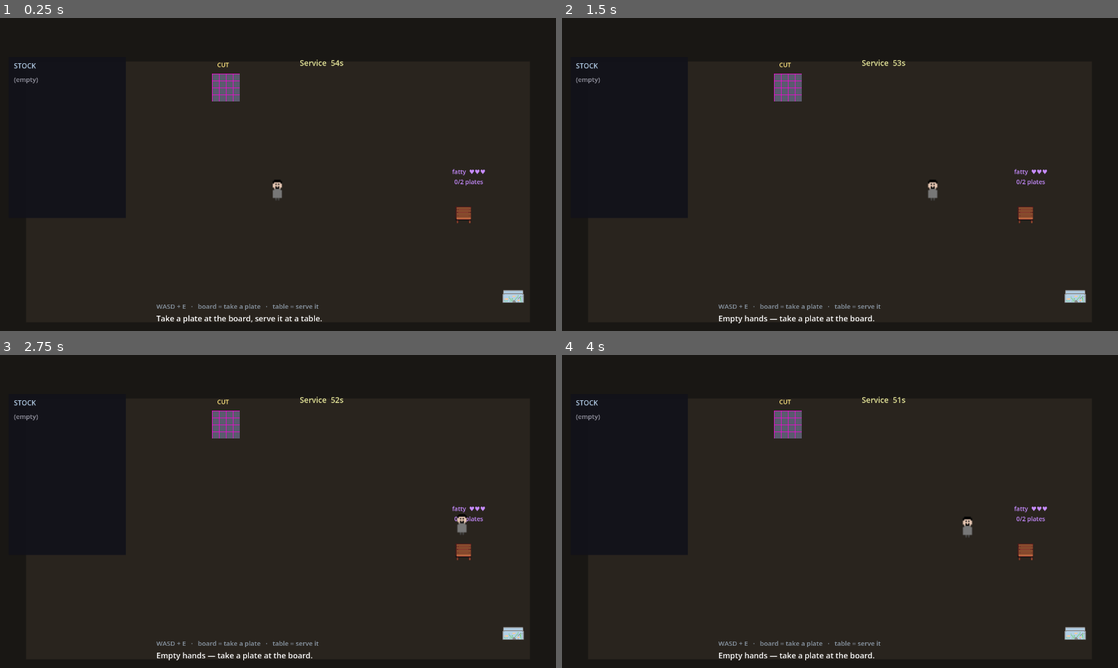
Above: before the commit, frames 1-4 (two rows, left to right).
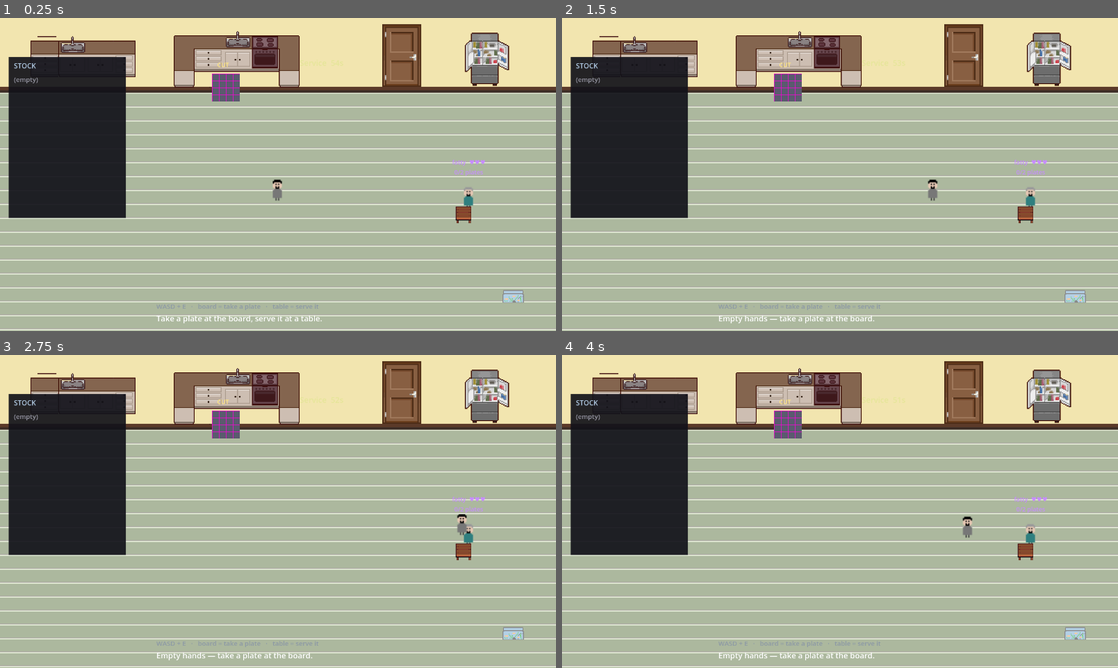
Above: after the commit, the same moments.

Repository: jjkly/rock-bottom
Game: Godot game, scene res://scenes/evening.tscn
Same seed, same stepped clock (60 frames per second), same inputs: the game is played once before the commit and once after it. This scene is started directly instead of the project's main scene.
Inputs (mouse positions are in pixels of both pictures, inside the frame that each line leads up to):
- Up to frame 1 (0.25 s): no input
- Up to frame 2 (1.5 s): tap Enter (ui_accept) at 0.5, 0.77 s; move the mouse to (962, 158) at 0.52 s; hold D (p1_right) 0.53-1.25 s; hold E (p1_interact) 0.53-1.25 s; click (962, 158) at 0.67 s; drag from (728, 190) to (812, 237) at 1.27 s
- Up to frame 3 (2.75 s): tap Enter (ui_accept) at 2 s; move the mouse to (333, 442) at 2.02 s; hold D (p1_right) from 2.03 s (still down); hold E (p1_interact) from 2.03 s (still down); click (333, 442) at 2.17 s
- Up to frame 4 (4 s): release D (p1_right) at 2.75 s; release E (p1_interact) at 2.75 s; drag from (812, 574) to (673, 464) at 2.77 s; tap Enter (ui_accept) at 3.5, 3.77 s; move the mouse to (1006, 558) at 3.52 s; hold A (p1_left) from 3.53 s (still down); hold E (p1_interact) from 3.53 s (still down); click (1006, 558) at 3.67 s

The runs differ from the first frame. In frame 1, 88% of the frame differs, in the area x 0-100%, y 0-100%; in frame 2, 88%; in frame 3, 88%; in frame 4, 88%.

Commit message:
Add seated customers, interior room, bounds, plate preview
- 6 customer variants generated from the chef idle frame by recolouring hair,
  eyes and shirt (tools/build_customers.py); tables show one seated behind
  the table sprite and hide it when the table closes.
- Restaurant interior composed from the Bitglow kit (floor tile, wall, counter,
  cabinets, door, fridge) into restaurant/interior.png; the source pack moved
  to assets/art_source/pixelinterior with credit in docs/CREDITS.md.
- World bounds: StaticBody2D walls on layer 1, player mask 1, so you cannot
  walk off stage.
- Plate preview under the stock panel shows the selected raw fish or nigiri
  on plate.png.
- Fishing modifier label RARE -> BONUS; docs/feature list updated.

Diff:
--- a/scenes/evening.tscn
+++ b/scenes/evening.tscn
@@ -4,6 +4,14 @@
 [ext_resource type="Texture2D" path="res://assets/sprites/restaurant/cutting_board.png" id="2_board"]
 [ext_resource type="Texture2D" path="res://assets/sprites/restaurant/tank.png" id="5_tank"]
 [ext_resource type="PackedScene" path="res://scenes/player.tscn" id="6_player"]
+[ext_resource type="Texture2D" path="res://assets/sprites/fish/plate.png" id="7_plate"]
+[ext_resource type="Texture2D" path="res://assets/sprites/restaurant/interior.png" id="8_room"]
+
+[sub_resource type="RectangleShape2D" id="Rect_h"]
+size = Vector2(1160, 16)
+
+[sub_resource type="RectangleShape2D" id="Rect_v"]
+size = Vector2(16, 640)
 
 [node name="Evening" type="Node2D"]
 script = ExtResource("1_evening")
@@ -16,6 +24,26 @@
 offset_bottom = 720.0
 color = Color(0.1, 0.09, 0.08, 1)
 
+[node name="Bounds" type="StaticBody2D" parent="."]
+collision_layer = 1
+collision_mask = 0
+
+[node name="Top" type="CollisionShape2D" parent="Bounds"]
+position = Vector2(640, 94)
+shape = SubResource("Rect_h")
+
+[node name="Bottom" type="CollisionShape2D" parent="Bounds"]
+position = Vector2(640, 706)
+shape = SubResource("Rect_h")
+
+[node name="Left" type="CollisionShape2D" parent="Bounds"]
+position = Vector2(56, 400)
+shape = SubResource("Rect_v")
+
+[node name="Right" type="CollisionShape2D" parent="Bounds"]
+position = Vector2(1224, 400)
+shape = SubResource("Rect_v")
+
 [node name="Floor" type="ColorRect" parent="."]
 z_index = -9
 offset_left = 60.0
@@ -23,6 +51,17 @@
 offset_right = 1220.0
 offset_bottom = 700.0
 color = Color(0.16, 0.14, 0.12, 1)
+
+[node name="RoomBg" type="TextureRect" parent="."]
+z_index = -8
+offset_left = 0.0
+offset_top = 0.0
+offset_right = 1280.0
+offset_bottom = 720.0
+mouse_filter = 2
+texture = ExtResource("8_room")
+expand_mode = 1
+stretch_mode = 0
 
 [node name="Props" type="Node2D" parent="."]
 
@@ -145,6 +184,30 @@
 custom_minimum_size = Vector2(284, 0)
 size_flags_horizontal = 3
 theme_override_constants/separation = 4
+
+[node name="PlatePreview" type="Control" parent="UI"]
+visible = false
+offset_left = 20.0
+offset_top = 470.0
+offset_right = 150.0
+offset_bottom = 600.0
+
+[node name="Plate" type="TextureRect" parent="UI/PlatePreview"]
+offset_left = 0.0
+offset_top = 0.0
+offset_right = 130.0
+offset_bottom = 130.0
+texture = ExtResource("7_plate")
+expand_mode = 1
+stretch_mode = 5
+
+[node name="FishIcon" type="TextureRect" parent="UI/PlatePreview"]
+offset_left = 30.0
+offset_top = 30.0
+offset_right = 100.0
+offset_bottom = 100.0
+expand_mode = 1
+stretch_mode = 5
 
 [node name="ContinueButton" type="Button" parent="UI"]
 visible = false
--- a/scenes/player.tscn
+++ b/scenes/player.tscn
@@ -8,7 +8,7 @@
 
 [node name="Player" type="CharacterBody2D"]
 collision_layer = 2
-collision_mask = 0
+collision_mask = 1
 script = ExtResource("1_player")
 player_prefix = "p1"
 
--- a/scenes/table.tscn
+++ b/scenes/table.tscn
@@ -6,14 +6,18 @@
 [node name="Table" type="Node2D"]
 script = ExtResource("1_table")
 
+[node name="Customer" type="Sprite2D" parent="."]
+position = Vector2(0, -30)
+scale = Vector2(3, 3)
+
 [node name="Sprite" type="Sprite2D" parent="."]
 texture = ExtResource("2_table")
 
 [node name="Info" type="Label" parent="."]
 offset_left = -60.0
-offset_top = -96.0
+offset_top = -118.0
 offset_right = 60.0
-offset_bottom = -54.0
+offset_bottom = -76.0
 theme_override_colors/font_color = Color(0.95, 0.95, 0.9, 1)
 theme_override_font_sizes/font_size = 14
 horizontal_alignment = 1
--- a/scripts/phases/evening.gd
+++ b/scripts/phases/evening.gd
@@ -33,6 +33,8 @@
 @onready var _continue: Button = $UI/ContinueButton
 @onready var _tank_panel: ColorRect = $UI/TankPanel
 @onready var _tank_items: VBoxContainer = $UI/TankPanel/TankList/TankItems
+@onready var _preview: Control = $UI/PlatePreview
+@onready var _preview_fish: TextureRect = $UI/PlatePreview/FishIcon
 @onready var _board_pos: Vector2 = $Props/CuttingBoard.position
 @onready var _tank_pos: Vector2 = $Props/Tank.position
 
@@ -132,6 +134,7 @@
 	if RunState.freeze(_next_fish):
 		_msg.text = "Stored %s in the fish tank." % _next_fish.species.display_name
 		_next_fish = null
+		_show_preview(null)
 		_rebuild_stock()
 		_rebuild_tank()
 	else:
@@ -153,6 +156,7 @@
 		return
 	_player.set_carrying(fish)
 	_next_fish = null
+	_show_preview(null)
 	_msg.text = "Took %s — $%d per plate" % [fish.species.display_name, fish.value()]
 	_rebuild_stock()
 
@@ -197,6 +201,9 @@
 
 
 func _rebuild_stock() -> void:
+	if _next_fish != null and not RunState.stock.has(_next_fish):
+		_next_fish = null
+		_show_preview(null)
 	for child in _stock_box.get_children():
 		child.queue_free()
 	if RunState.stock.is_empty():
@@ -216,9 +223,23 @@
 			b.add_theme_constant_override("icon_max_width", 24)
 		b.pressed.connect(func():
 			_next_fish = fish
+			_show_preview(fish)
 			_msg.text = "Next plate: %s" % fish.display_name()
 		)
 		_stock_box.add_child(b)
+
+
+## Selected fish sits on the plate preview under the stock panel.
+func _show_preview(fish: FishInstance) -> void:
+	if fish == null:
+		_preview.visible = false
+		_preview_fish.texture = null
+		return
+	var tex: Texture2D = fish.species.sprite if fish.prepared else fish.species.raw_sprite
+	if tex == null:
+		tex = fish.species.sprite
+	_preview_fish.texture = tex
+	_preview.visible = tex != null
 
 
 func _short_name(fish: FishInstance) -> String:
--- a/scripts/phases/fishing.gd
+++ b/scripts/phases/fishing.gd
@@ -267,7 +267,7 @@
 
 	_result.text = _pending_species.display_name
 	_result.add_theme_color_override("font_color", _rarity_color(_pending_species.base_price))
-	_rare.text = ("RARE: %s" % _pending_mod.display_name) if _pending_mod != null else ""
+	_rare.text = ("BONUS: %s" % _pending_mod.display_name) if _pending_mod != null else ""
 	_caught.text = "Caught %s — %d slices, $%d per plate" % [
 		_pending_species.display_name, _pending_size, fish.value()
 	]
--- a/scripts/systems/table.gd
+++ b/scripts/systems/table.gd
@@ -19,6 +19,7 @@
 const HEARTS := 3
 
 @onready var _sprite: Sprite2D = $Sprite
+@onready var _customer: Sprite2D = $Customer
 @onready var _info: Label = $Info
 
 var definition: TableDef
@@ -27,6 +28,8 @@
 var elapsed := 0.0
 var plates_served := 0
 var hearts := HEARTS
+## 0 = random seated customer, 1..6 = a specific variant.
+@export var customer_variant := 0
 
 
 func _ready() -> void:
@@ -35,6 +38,7 @@
 	finished.connect(func(_ok): _refresh_visual())
 	left_angry.connect(_refresh_visual)
 	_apply_texture()
+	_apply_customer()
 	_refresh_visual()
 
 
@@ -100,6 +104,17 @@
 		left_angry.emit()
 
 
+func _apply_customer() -> void:
+	if _customer == null:
+		return
+	var variant := customer_variant
+	if variant <= 0:
+		variant = randi_range(1, 6)
+	var path := "res://assets/sprites/characters/customers/customer_%d.png" % variant
+	if ResourceLoader.exists(path):
+		_customer.texture = load(path)
+
+
 func _apply_texture() -> void:
 	if definition == null or _sprite == null:
 		return
@@ -117,12 +132,14 @@
 	if _info == null or definition == null:
 		return
 	if closed:
+		_customer.visible = false
 		_info.text = "closed"
 		_info.add_theme_color_override("font_color", Color(0.5, 0.5, 0.5))
 		return
 	var hearts_text := ""
 	for i in HEARTS:
 		hearts_text += "♥" if i < hearts else "·"
+	_customer.visible = true
 	_info.add_theme_color_override("font_color", UI.tag_color(definition.preference))
 	_info.text = "%s  %s\n%d/%d plates" % [
 		definition.preference, hearts_text, plates_served, definition.plates_wanted
Renamed: assets/sprites/restaurant/pixelinterior_LRK_v1.1/cabinets_LRK.png -> assets/art_source/pixelinterior/cabinets_LRK.png
Renamed: assets/sprites/restaurant/pixelinterior_LRK_v1.1/cabinets_LRK.png.import -> assets/art_source/pixelinterior/cabinets_LRK.png.import
Renamed: assets/sprites/restaurant/pixelinterior_LRK_v1.1/decorations_LRK.png -> assets/art_source/pixelinterior/decorations_LRK.png
Renamed: assets/sprites/restaurant/pixelinterior_LRK_v1.1/decorations_LRK.png.import -> assets/art_source/pixelinterior/decorations_LRK.png.import
Renamed: assets/sprites/restaurant/pixelinterior_LRK_v1.1/doorswindowsstairs_LRK.png -> assets/art_source/pixelinterior/doorswindowsstairs_LRK.png
Renamed: assets/sprites/restaurant/pixelinterior_LRK_v1.1/doorswindowsstairs_LRK.png.import -> assets/art_source/pixelinterior/doorswindowsstairs_LRK.png.import
Renamed: assets/sprites/restaurant/pixelinterior_LRK_v1.1/floorswalls_LRK.png -> assets/art_source/pixelinterior/floorswalls_LRK.png
Renamed: assets/sprites/restaurant/pixelinterior_LRK_v1.1/floorswalls_LRK.png.import -> assets/art_source/pixelinterior/floorswalls_LRK.png.import
Renamed: assets/sprites/restaurant/pixelinterior_LRK_v1.1/kitchen_LRK.png -> assets/art_source/pixelinterior/kitchen_LRK.png
Renamed: assets/sprites/restaurant/pixelinterior_LRK_v1.1/kitchen_LRK.png.import -> assets/art_source/pixelinterior/kitchen_LRK.png.import
Renamed: assets/sprites/restaurant/pixelinterior_LRK_v1.1/license.txt -> assets/art_source/pixelinterior/license.txt
Renamed: assets/sprites/restaurant/pixelinterior_LRK_v1.1/livingroom_LRK.png -> assets/art_source/pixelinterior/livingroom_LRK.png
(and 20 more such lines)
